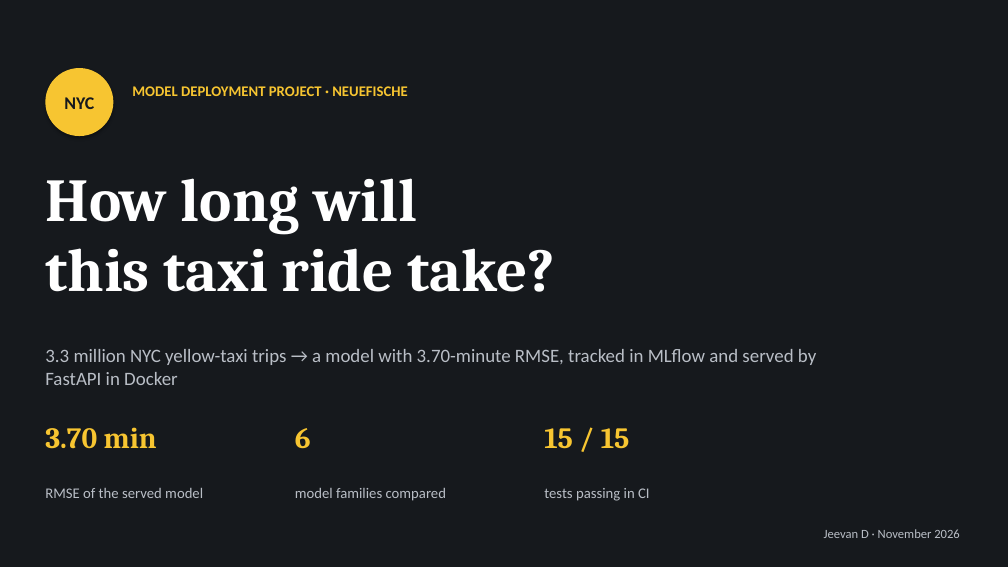
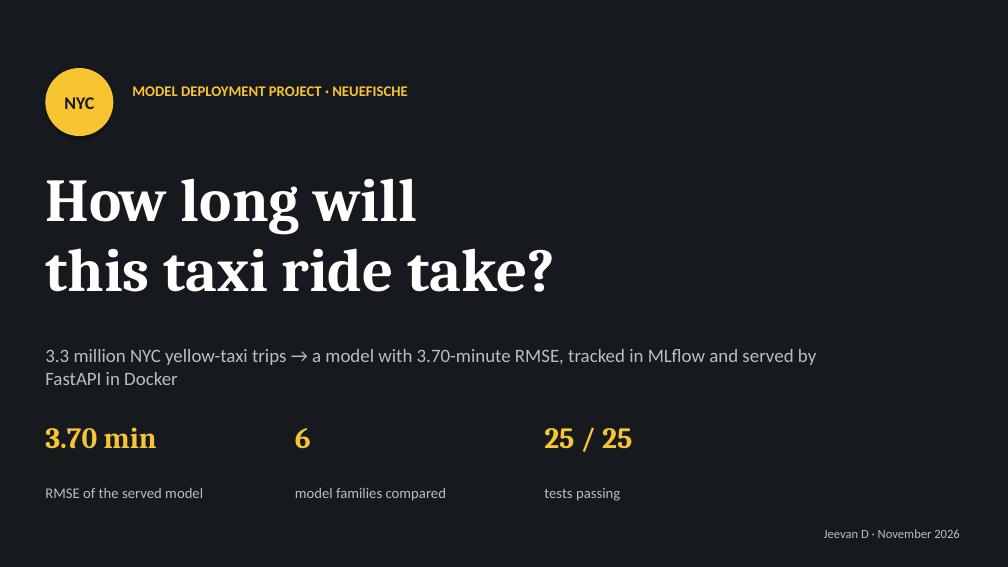
Before and after one commit to jeevan516/model-deployment-project, a slide deck: slide 1 of presentation/model-deployment-project.pptx. Drawn at 1008x567 pixels with LibreOffice and Linux fonts; fonts in the diff are those of the drawing. Boxes give left, top, right and bottom in pixels: in the first picture for what was removed or moved away, otherwise in the second. Text is boxed around its words. In the diff, an @@ line names an element or a change of style, - is before the commit and + after.

```diff
--- a/presentation/model-deployment-project.pptx
+++ b/presentation/model-deployment-project.pptx
@@ text at bbox=[544, 428, 632, 449]: text changed @@
-15 / 15
+25 / 25
@@ text at bbox=[544, 488, 620, 501]: text changed @@
-tests passing in CI
+tests passing
```
Also in this commit, not shown: 5 other slides changed, 4 slides added, 16 other files.
